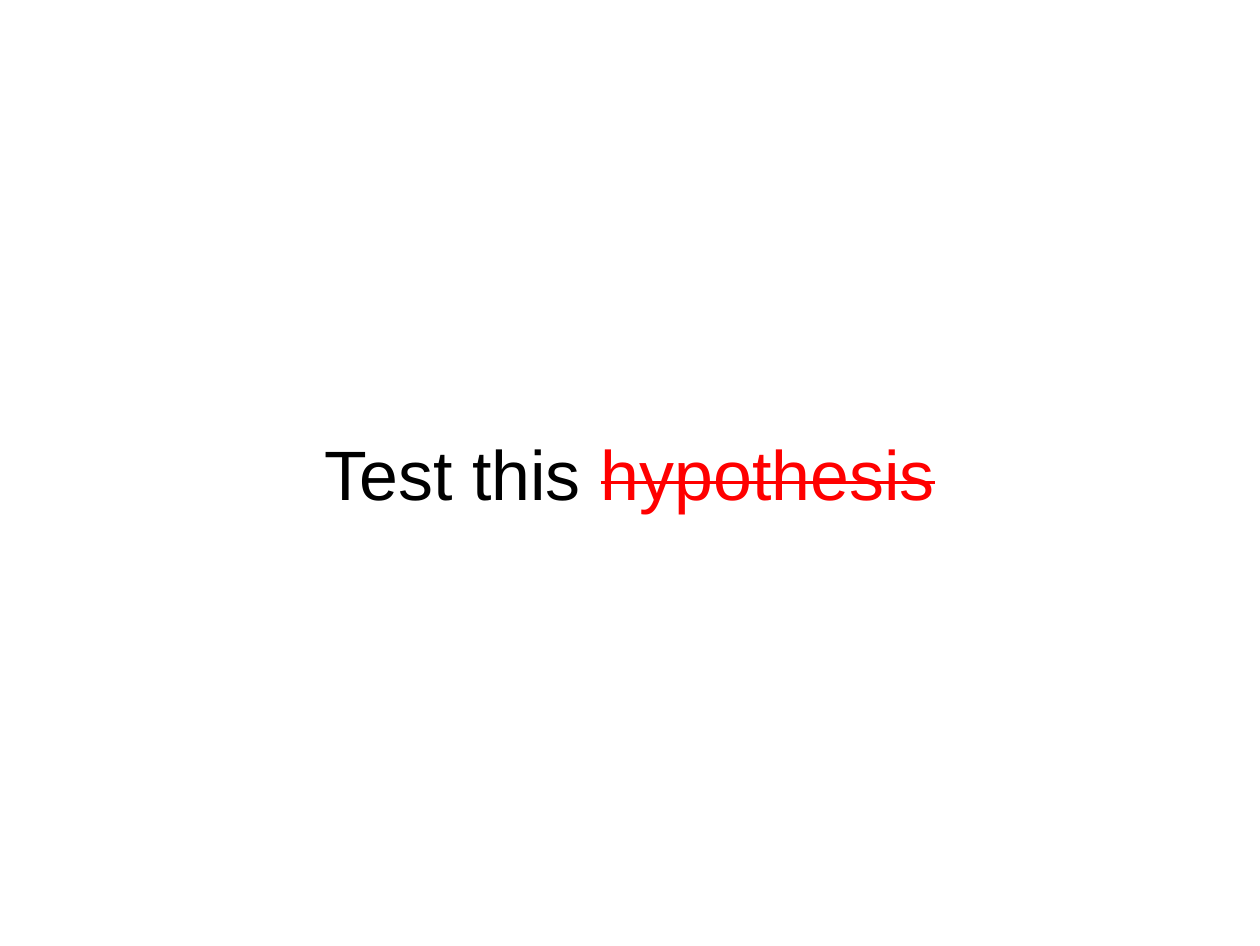
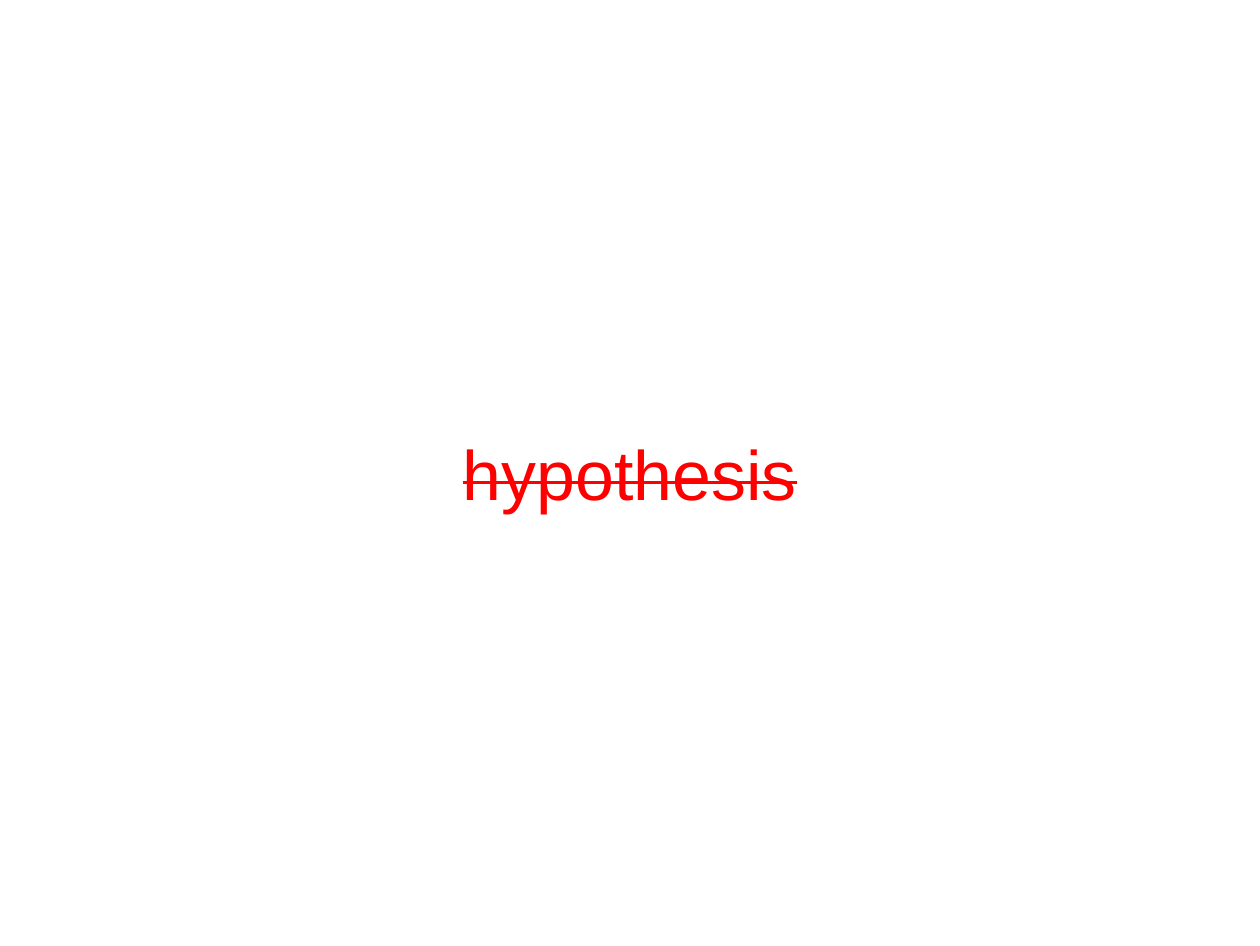
Before and after one commit to leouieda/agu-cancun2013, a slide deck: slide 76 of presentation/uieda_oliveirajr_barbosa.odp. Drawn at 1260x946 pixels with LibreOffice and Linux fonts; fonts in the diff are those of the drawing. Boxes give left, top, right and bottom in pixels: in the first picture for what was removed or moved away, otherwise in the second. Text is boxed around its words. In the diff, an @@ line names an element or a change of style, - is before the commit and + after.

```diff
--- a/presentation/uieda_oliveirajr_barbosa.odp
+++ b/presentation/uieda_oliveirajr_barbosa.odp
@@ title at <box>463,449,797,514</box>: text changed @@
-Test this hypothesis
+hypothesis
```
Also in this commit, not shown: 3 other slides changed.
